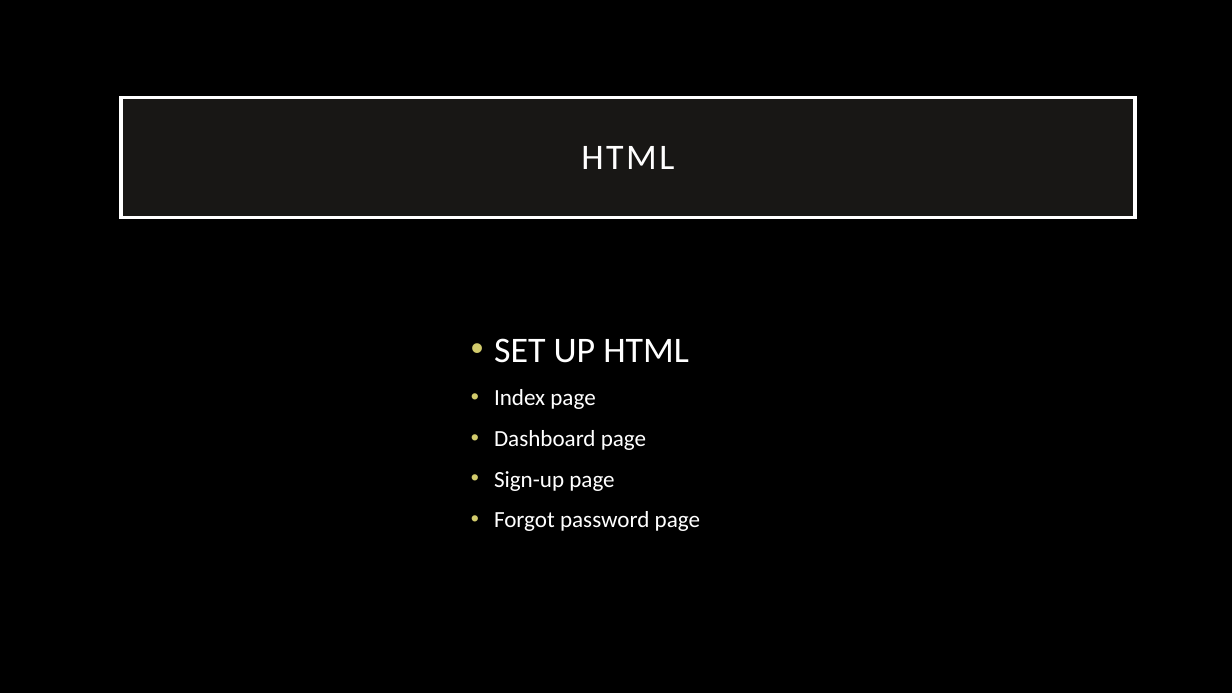
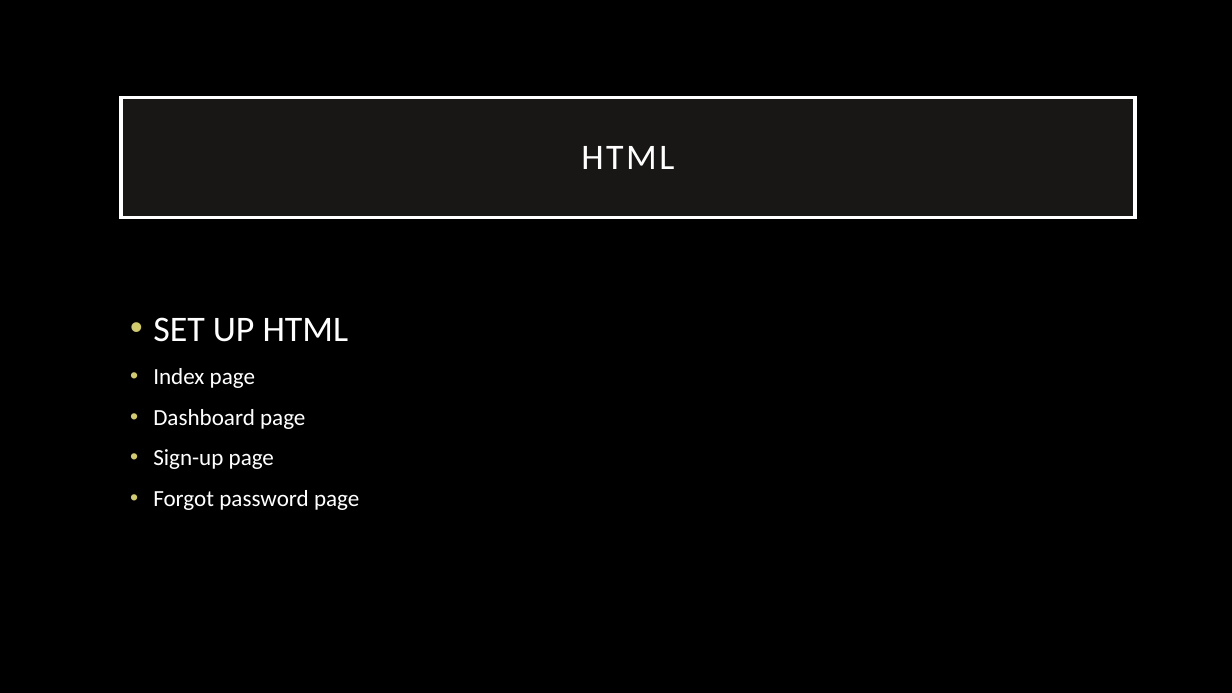
Before and after one commit to frankpjr1/Journal-Now-App, a slide deck: slide 7 of assets/Journal Now Presentation.pptx. Drawn at 1232x693 pixels with LibreOffice and Linux fonts; fonts in the diff are those of the drawing. Boxes give left, top, right and bottom in pixels: in the first picture for what was removed or moved away, otherwise in the second. Text is boxed around its words. In the diff, an @@ line names an element or a change of style, - is before the commit and + after.

```diff
--- a/assets/Journal Now Presentation.pptx
+++ b/assets/Journal Now Presentation.pptx
@@ text "SET UP HTML": place and size @@
-text "SET UP HTML" at [494,338,700,531]
+text "SET UP HTML" at [153,317,359,510]
```
Also in this commit, not shown: 7 other slides changed, 1 other file.
